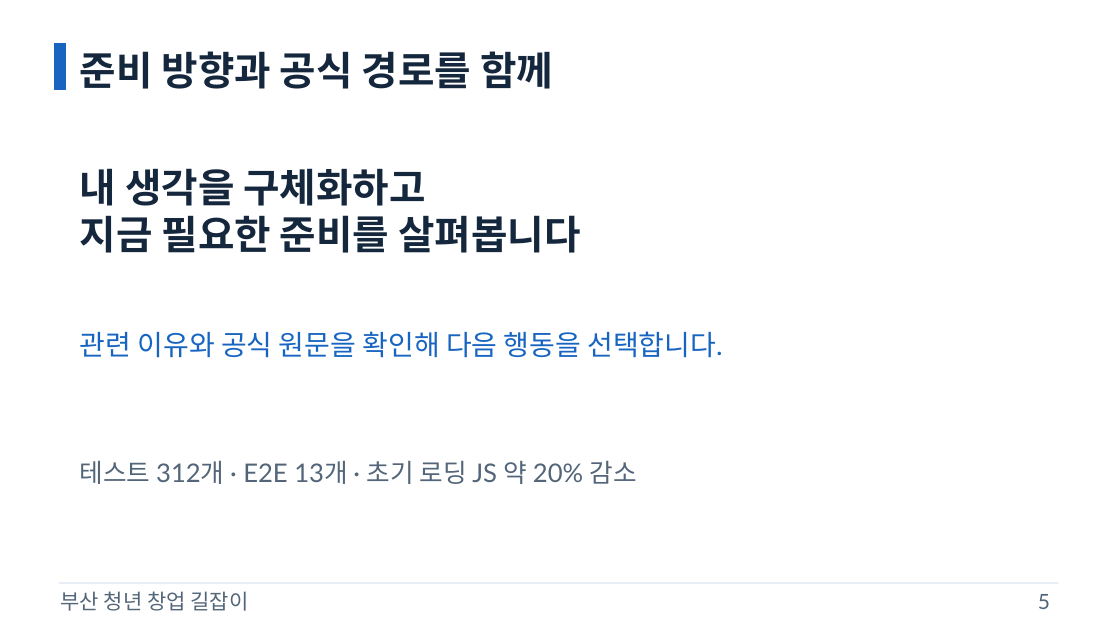
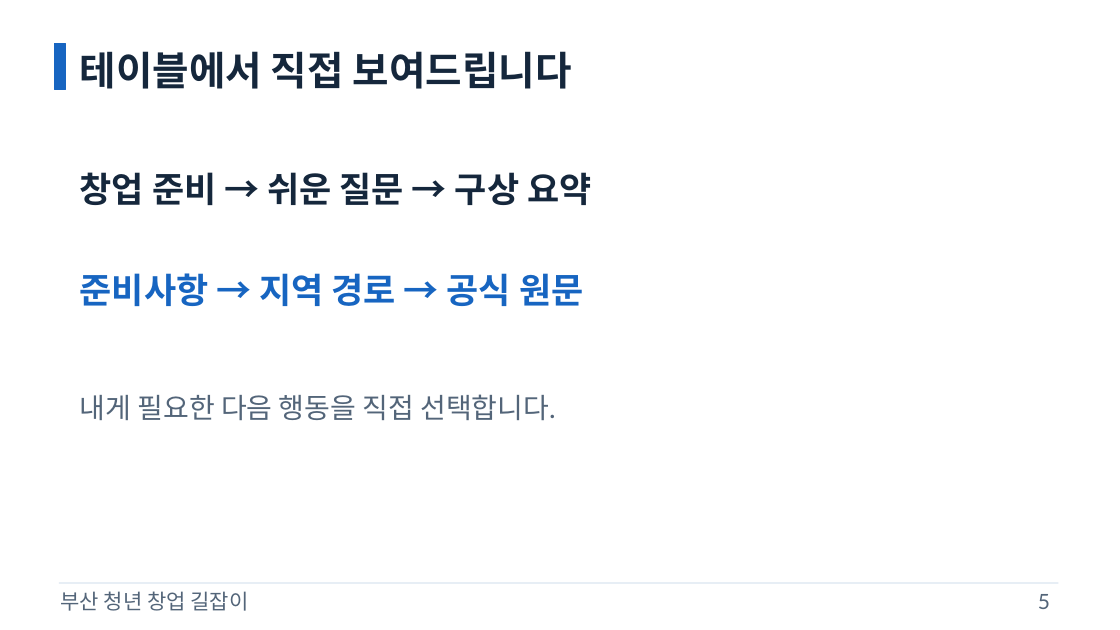
Before and after one commit to samsepi0l-1337/hackaton, a slide deck: slide 5 of docs/presentation/gil-pitch.pptx. Drawn at 1120x630 pixels with LibreOffice and Linux fonts; fonts in the diff are those of the drawing. Boxes give left, top, right and bottom in pixels: in the first picture for what was removed or moved away, otherwise in the second. Text is boxed around its words. In the diff, an @@ line names an element or a change of style, - is before the commit and + after.

```diff
--- a/docs/presentation/gil-pitch.pptx
+++ b/docs/presentation/gil-pitch.pptx
@@ text at (80, 51, 572, 89): text changed @@
-준비 방향과 공식 경로를 함께
+테이블에서 직접 보여드립니다
@@ text at (80, 172, 591, 205): text changed; size 34 to 30 pt @@
-내 생각을 구체화하고
-지금 필요한 준비를 살펴봅니다
+창업 준비 → 쉬운 질문 → 구상 요약
@@ text at (80, 273, 583, 306): text changed; size 24 to 30 pt; bold on @@
-관련 이유와 공식 원문을 확인해 다음 행동을 선택합니다.
+준비사항 → 지역 경로 → 공식 원문
@@ text at (80, 394, 555, 420): text changed; size 22 to 24 pt @@
-테스트 312개 · E2E 13개 · 초기 로딩 JS 약 20% 감소
+내게 필요한 다음 행동을 직접 선택합니다.
```
Also in this commit, not shown: 3 other slides changed, 4 other files.
